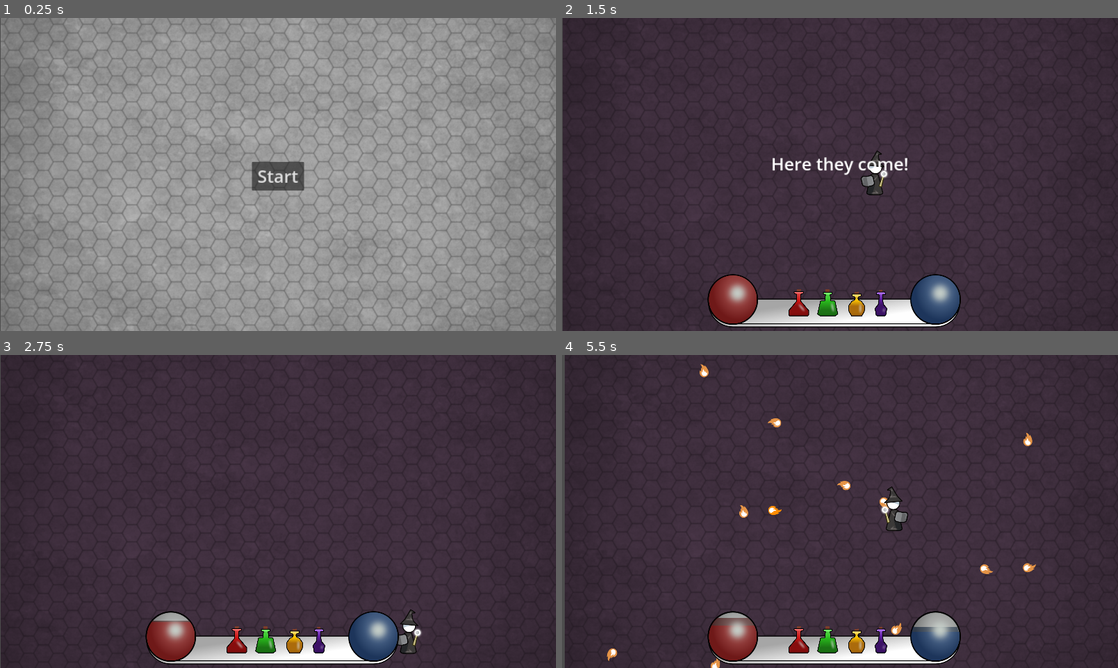
Above: before the commit, frames 1-4 (two rows, left to right).
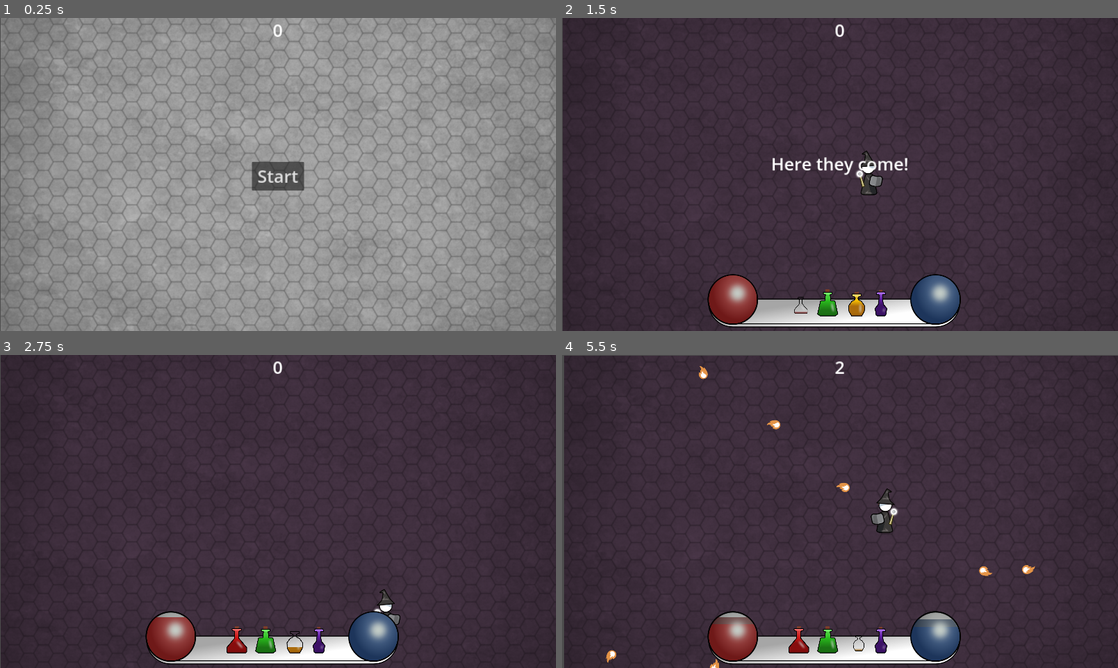
Above: after the commit, the same moments.

Repository: kurilluk/GDSJam23
Game: Godot game, scene res://assets/scenes/Main.tscn
Same seed, same stepped clock (60 frames per second), same inputs: the game is played once before the commit and once after it.
Inputs:
- Up to frame 1 (0.25 s): no input
- Up to frame 2 (1.5 s): click "Start" at 0.5 s; hold D (Right) from 1.28 s (still down); tap 1 (Potion_1) at 1.35 s
- Up to frame 3 (2.75 s): tap 2 (Potion_2) at 1.55, 2.1 s; release D (Right) at 2.03 s; hold S (Down) from 2.03 s (still down); tap 3 (Potion_3) at 2.3 s
- Up to frame 4 (5.5 s): release S (Down) at 2.78 s; hold D (Right) 2.78-3.53 s; tap 3 (Potion_3) at 2.85, 5.3 s; tap 4 (Potion_4) at 3.05, 3.6 s; hold W (Up) 3.53-4.28 s; tap 1 (Potion_1) at 3.8, 4.35 s; hold A (Left) from 4.28 s (still down); tap 2 (Potion_2) at 4.55, 5.1 s

The runs differ from the first frame. In frame 1, less than 0.1% of the frame differs, in the area x 49-51%, y 2-6%; in frame 2, 0.6%; in frame 3, 0.6%; in frame 4, 1.7%, in the area x 0-100%, y 0-100%.

Commit message:
hud potions effects

Diff:
--- a/examples/dodge_the_creeps/assets/scenes/HUD.tscn
+++ b/examples/dodge_the_creeps/assets/scenes/HUD.tscn
@@ -14,17 +14,9 @@
 [sub_resource type="Shortcut" id="4"]
 events = [SubResource("InputEventAction_fopy7")]
 
-[sub_resource type="StyleBoxFlat" id="StyleBoxFlat_dcm0f"]
-bg_color = Color(0.858824, 0, 0.184314, 1)
-
-[sub_resource type="StyleBoxFlat" id="StyleBoxFlat_lp17v"]
-bg_color = Color(0.0352941, 0.517647, 0.85098, 1)
-
-[node name="HUD" type="CanvasLayer" node_paths=PackedStringArray("HealthBar", "UnderlyingHealthBar", "ManaBar", "UnderlyingManaBar", "HudFrame", "PotionsScene", "ColorFadeRect")]
+[node name="HUD" type="CanvasLayer" node_paths=PackedStringArray("UnderlyingHealthBar", "UnderlyingManaBar", "HudFrame", "PotionsScene", "ColorFadeRect")]
 script = ExtResource("1_8bs4p")
-HealthBar = NodePath("HealthBar_simple")
 UnderlyingHealthBar = NodePath("UnderlyingHealthBar")
-ManaBar = NodePath("ManaBar_simple")
 UnderlyingManaBar = NodePath("UnderlyingManaBar")
 HudFrame = NodePath("HubFrame")
 PotionsScene = NodePath("Potions")
@@ -73,32 +65,6 @@
 
 [node name="MessageTimer" type="Timer" parent="."]
 one_shot = true
-
-[node name="HealthBar_simple" type="ProgressBar" parent="."]
-visible = false
-z_index = 10
-offset_left = 122.0
-offset_top = 1004.0
-offset_right = 372.0
-offset_bottom = 1074.0
-rotation = -1.57001
-theme_override_styles/fill = SubResource("StyleBoxFlat_dcm0f")
-step = 1.0
-value = 100.0
-show_percentage = false
-
-[node name="ManaBar_simple" type="ProgressBar" parent="."]
-visible = false
-z_index = 10
-offset_left = 1742.0
-offset_top = 1004.0
-offset_right = 1992.0
-offset_bottom = 1074.0
-rotation = -1.57001
-theme_override_styles/fill = SubResource("StyleBoxFlat_lp17v")
-step = 1.0
-value = 100.0
-show_percentage = false
 
 [node name="HealthBar" type="TextureProgressBar" parent="."]
 z_index = 10
--- a/examples/dodge_the_creeps/assets/scenes/Main.tscn
+++ b/examples/dodge_the_creeps/assets/scenes/Main.tscn
@@ -26,19 +26,6 @@
 [node name="HUD" parent="." node_paths=PackedStringArray("HealthBar", "ManaBar") instance=ExtResource("4")]
 HealthBar = NodePath("HealthBar")
 ManaBar = NodePath("ManaBar")
-
-[node name="ScoreLabel" parent="HUD" index="0"]
-visible = false
-
-[node name="Background_old" type="ColorRect" parent="."]
-visible = false
-z_index = -100
-anchors_preset = 15
-anchor_right = 1.0
-anchor_bottom = 1.0
-grow_horizontal = 2
-grow_vertical = 2
-color = Color(0.407843, 0.301961, 0.4, 1)
 
 [node name="Background" type="Sprite2D" parent="."]
 position = Vector2(961, 542.5)
@@ -127,5 +114,3 @@
 [connection signal="timeout" from="Timers/StartTimer" to="." method="_on_StartTimer_timeout"]
 [connection signal="timeout" from="Timers/LayerSwitchTimer" to="." method="_on_layer_switch_timer_timeout"]
 [connection signal="timeout" from="Timers/CastMagickTimer" to="Player" method="_on_cast_magick_timer_timeout"]
-
-[editable path="HUD"]
--- a/examples/dodge_the_creeps/assets/scenes/Potions.tscn
+++ b/examples/dodge_the_creeps/assets/scenes/Potions.tscn
@@ -1,5 +1,6 @@
-[gd_scene load_steps=9 format=3 uid="uid://c00egfmkn80e6"]
+[gd_scene load_steps=10 format=3 uid="uid://c00egfmkn80e6"]
 
+[ext_resource type="Script" path="res://assets/scripts/Potions.gd" id="1_8b8ln"]
 [ext_resource type="Texture2D" uid="uid://y2syhx8hsbfs" path="res://art/Potions/G_Bottle Outline.png" id="1_iaqy1"]
 [ext_resource type="Texture2D" uid="uid://5jovxgrub0tr" path="res://art/Potions/G_Bottle Fill.png" id="2_n3628"]
 [ext_resource type="Texture2D" uid="uid://dvvvc2lg0qnjt" path="res://art/Potions/P-Bottle Outline.png" id="3_0x0k1"]
@@ -9,12 +10,21 @@
 [ext_resource type="Texture2D" uid="uid://cnfssqw3dcxie" path="res://art/Potions/Y_Bottle Outline.png" id="7_6ygc5"]
 [ext_resource type="Texture2D" uid="uid://bclnwi03s3y6v" path="res://art/Potions/Y_Bottle Fill.png" id="8_lc7r8"]
 
-[node name="Potions" type="Node2D"]
+[node name="Potions" type="Node2D" node_paths=PackedStringArray("PotionBars")]
+script = ExtResource("1_8b8ln")
+PotionBars = [NodePath("R_Bottle"), NodePath("G_Bottle"), NodePath("Y_Bottle"), NodePath("P_Bottle")]
 
 [node name="G_Bottle" type="TextureProgressBar" parent="."]
+anchors_preset = 8
+anchor_left = 0.5
+anchor_top = 0.5
+anchor_right = 0.5
+anchor_bottom = 0.5
 offset_left = 200.0
 offset_right = 400.0
 offset_bottom = 200.0
+grow_horizontal = 2
+grow_vertical = 2
 value = 100.0
 fill_mode = 3
 texture_over = ExtResource("1_iaqy1")
--- a/examples/dodge_the_creeps/assets/scripts/HUD.gd
+++ b/examples/dodge_the_creeps/assets/scripts/HUD.gd
@@ -87,6 +87,15 @@
 func update_mana(old_value, new_value):
 	update_bar(old_value, new_value, "Mana")
 
+func get_potion_ready(name):
+	return $Potions.is_potion_ready(name)
+
+func use_potion(name):
+	$Potions.use_potion(name)
+
+func set_potion_cooldown(value):
+	$Potions.potion_cooldown = value
+
 func show_game_over():
 	show_message("Game Over")
 	await $MessageTimer.timeout
@@ -114,7 +123,7 @@
 
 func _on_StartButton_pressed():
 	$StartButton.hide()
-	#$Play.play()
+	$Play.play()
 	start_game.emit()
 	set_hud_bars()
 
--- a/examples/dodge_the_creeps/assets/scripts/Player.gd
+++ b/examples/dodge_the_creeps/assets/scripts/Player.gd
@@ -2,11 +2,12 @@
 
 signal hit
 
-@export var SPEED = 600 # How fast the player will move (pixels/sec).
+@export var SPEED = 500 # How fast the player will move (pixels/sec).
 @export var PLAYER_MAX_HEALTH = 100
 @export var PLAYER_MAX_MANA = 100
 @export var MAGICKS_MANA_COST = 10
 @export var Game_HUD: HUD
+@export var POTION_COOLDOWN = 1.0
 
 @export var Fireball: PackedScene
 
@@ -37,9 +38,9 @@
 }
 
 var potion_effects = {
-	0: Callable(self, "potion_heal").bind(10),
+	0: Callable(self, "potion_heal").bind(15),
 	1: Callable(self, "potion_hurt").bind(10),
-	2: Callable(self, "potion_gain_mana").bind(10),
+	2: Callable(self, "potion_gain_mana").bind(15),
 	3: Callable(self, "potion_loose_mana").bind(10),
 }
 
@@ -69,9 +70,9 @@
 	position = position.clamp(Vector2.ZERO, screen_size)
 
 	if velocity.x > 0:
+		$Sprite2D.flip_h = false
+	elif velocity.x < 0:
 		$Sprite2D.flip_h = true
-	elif velocity.x < 0:
-		$Sprite2D.flip_h = false
 	#if velocity.x != 0:
 	#	$AnimatedSprite2D.animation = &"right"
 	#	$AnimatedSprite2D.flip_v = false
@@ -85,8 +86,10 @@
 func handle_potion_inputs():
 	for potion_action in potion_input_effects:
 		if Input.is_action_just_pressed(potion_action):
-			var potion_func: Callable = potion_effects[potion_input_effects[potion_action]]
-			potion_func.call()
+			if Game_HUD.get_potion_ready(potion_action):
+				Game_HUD.use_potion(potion_action)
+				var potion_func: Callable = potion_effects[potion_input_effects[potion_action]]
+				potion_func.call()
 
 func cast_magicks():
 
@@ -119,6 +122,7 @@
 	mana = PLAYER_MAX_MANA
 	player_dead = false
 	show()
+	Game_HUD.set_potion_cooldown(POTION_COOLDOWN)
 	$CollisionShape2D.disabled = false
 
 func potion_heal(value):
@@ -168,4 +172,9 @@
 func _on_cast_magick_timer_timeout():
 	if mana >= MAGICKS_MANA_COST:
 		cast_magicks()
-		potion_loose_mana(MAGICKS_MANA_COST)
+
+		#spend mana
+		var new_mana = clamp(mana - MAGICKS_MANA_COST, 0, PLAYER_MAX_MANA)
+		Game_HUD.update_mana(mana, new_mana);
+		mana = new_mana
+		#
--- /dev/null
+++ b/examples/dodge_the_creeps/assets/scripts/Potions.gd
@@ -0,0 +1,50 @@
+extends Node2D
+
+@export var PotionBars: Array[TextureProgressBar]
+
+var potion_cooldown = 1.0
+
+var potion_use_empty_dur = 0.15
+var potion_use_scale_down_val = 0.65
+var potion_use_scale_down_dur = 0.1
+var potion_use_scale_up_dur = 0.4
+
+var potions_name_index_map = {
+	"Potion_1": 0,
+	"Potion_2": 1,
+	"Potion_3": 2,
+	"Potion_4": 3
+}
+
+var potions_ready_status = [true, true, true, true]
+
+func _ready():
+	pass
+
+func use_potion(name):
+	var potion_index = potions_name_index_map[name]
+	potions_ready_status[potion_index] = false
+
+	var potion_progress_bar = PotionBars[potion_index]
+	var value_tween = create_tween()
+	value_tween.tween_property(potion_progress_bar, "value", 0, potion_use_empty_dur).set_ease(Tween.EASE_OUT).set_trans(Tween.TRANS_QUAD)
+	value_tween.tween_property(potion_progress_bar, "value", 100, potion_cooldown - potion_use_empty_dur) \
+		.set_ease(Tween.EASE_IN_OUT).set_trans(Tween.TRANS_QUAD)
+	value_tween.tween_callback(Callable(self, "set_potion_ready").bind(potion_index))
+
+	var scale_tween = create_tween()
+	scale_tween.tween_property(potion_progress_bar, "scale", Vector2(potion_use_scale_down_val, potion_use_scale_down_val), potion_use_scale_down_dur) \
+		.set_ease(Tween.EASE_OUT).set_trans(Tween.TRANS_QUAD)
+	scale_tween.parallel().tween_property(potion_progress_bar, "position", potion_progress_bar.position + (potion_progress_bar.size/4), potion_use_scale_down_dur). \
+		set_ease(Tween.EASE_OUT).set_trans(Tween.TRANS_QUAD)
+	scale_tween.tween_property(potion_progress_bar, "scale", Vector2.ONE, potion_use_scale_up_dur). \
+		set_ease(Tween.EASE_IN_OUT).set_trans(Tween.TRANS_QUAD)
+	scale_tween.parallel().tween_property(potion_progress_bar, "position", potion_progress_bar.position, potion_use_scale_up_dur). \
+		set_ease(Tween.EASE_IN_OUT).set_trans(Tween.TRANS_QUAD)
+
+func set_potion_ready(index):
+	potions_ready_status[index] = true
+
+func is_potion_ready(name):
+	var potion_index = potions_name_index_map[name]
+	return potions_ready_status[potion_index]
Not shown: 1 places in examples/dodge_the_creeps/assets/scenes/HUD.tscn that only renumber resources
